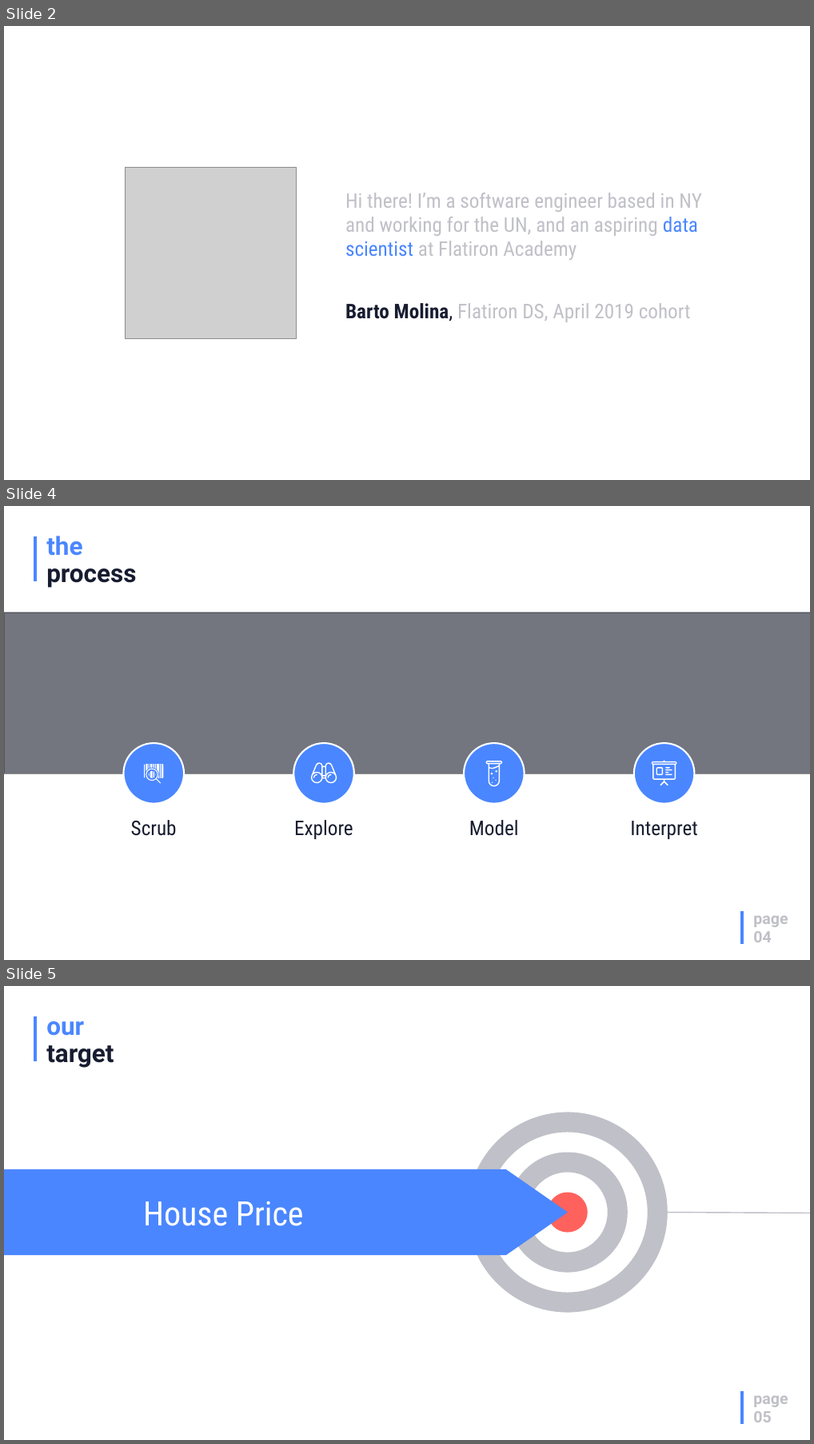
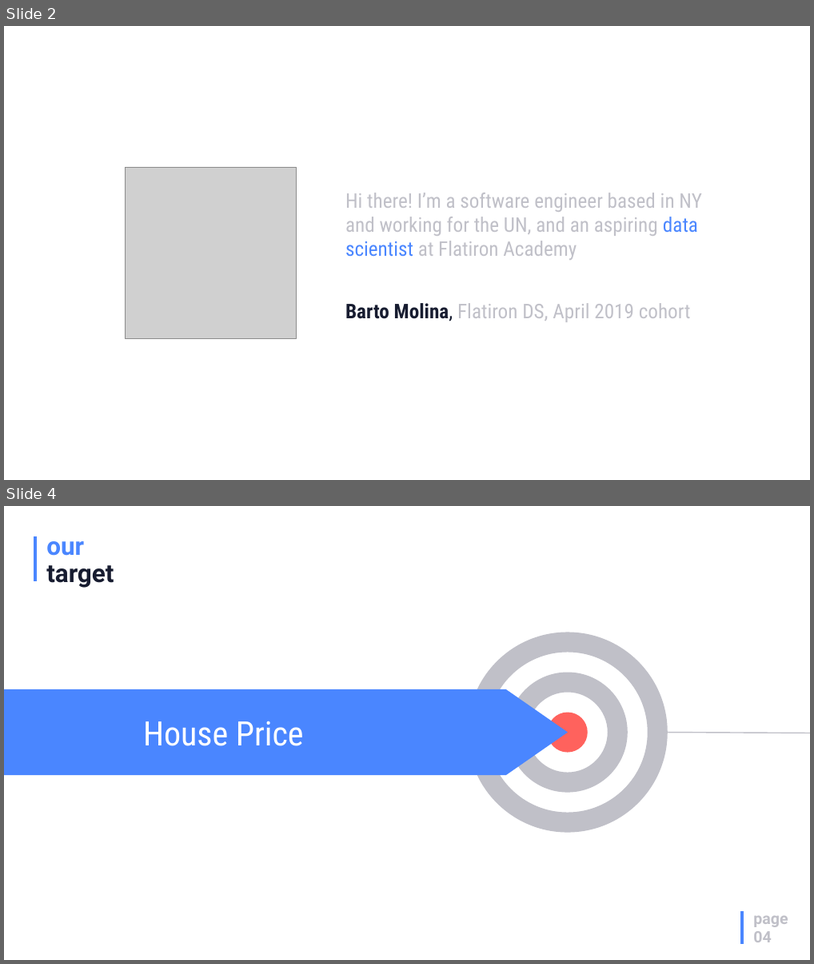
Before and after one commit to bartomolina/dsmod1project, a slide deck: presentation.pptx. Shown one above the other, each under a label of ours: slides 2, 4 and 5 before the commit, slides 2 and 4 after it; the slides between them are not shown. The pictures are 814x1444 and 814x964 pixels, drawn with LibreOffice and Linux fonts; fonts in the diff are those of the drawing; grey boxes stand for pictures. Boxes give left, top, right and bottom in pixels: in the first picture for what was removed or moved away, otherwise in the second. Text is boxed around its words. In the diff, an @@ line names an element or a change of style, - is before the commit and + after.

```diff
--- a/presentation.pptx
+++ b/presentation.pptx
@@ slide 4 removed at box(4, 506, 810, 960), background #FFFFFF; not listed: 2 template elements that a slide beside it also shows @@
@@ title removed at box(46, 536, 136, 588) @@
-the
-process
@@ picture removed at box(4, 612, 810, 774) @@
@@ rectangle removed at box(4, 612, 810, 773) @@
@@ ellipse removed at box(124, 743, 184, 804) @@
@@ ellipse removed at box(294, 743, 354, 804) @@
@@ ellipse removed at box(464, 743, 525, 804) @@
@@ ellipse removed at box(634, 743, 694, 804) @@
@@ freeform shape removed at box(144, 764, 163, 783) @@
@@ freeform shape removed at box(311, 762, 337, 783) @@
@@ freeform shape removed at box(486, 760, 502, 786) @@
@@ freeform shape removed at box(652, 760, 678, 785) @@
@@ text removed at box(131, 820, 177, 836) @@
-Scrub
@@ text removed at box(294, 820, 354, 839) @@
-Explore
@@ text removed at box(470, 820, 519, 836) @@
-Model
@@ text removed at box(630, 820, 698, 839) @@
-Interpret
@@ page number removed at box(754, 916, 788, 942) @@
-page
-04
@@ what was slide 5 is now slide 4 @@
@@ page number at box(754, 931, 771, 942): text changed @@
-05
+04
```
Also in this commit, not shown: 7 slides changed.
